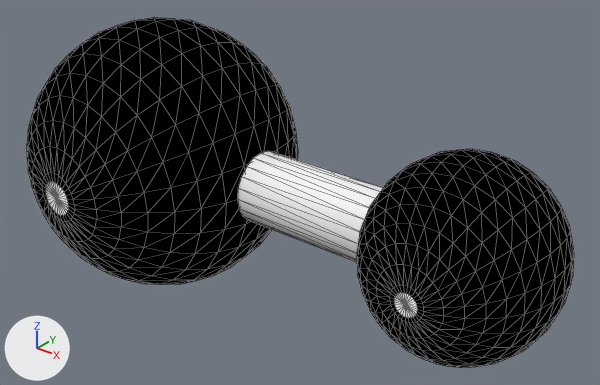
Before and after pictures for a commit that changed the glTF model public/assets/models/hydrochloric_acid.glb.
Rendered twice from a 50 mm lens placed at (0.965, -0.851, 0.541), pointed at (0.265, 0.024, -0.002). The lights are fixed; the arrows at lower left show +X, +Y and +Z. The picture after the commit comes second. Mesh edges are drawn as thin lines. Where no turn or scale is listed for an object, it has been applied to the vertices. Vertices at exactly the same position are counted once.

Objects in the first picture: 'Chlorine_Cl', 'H_Cl_Bond', 'Hydrogen_H'.
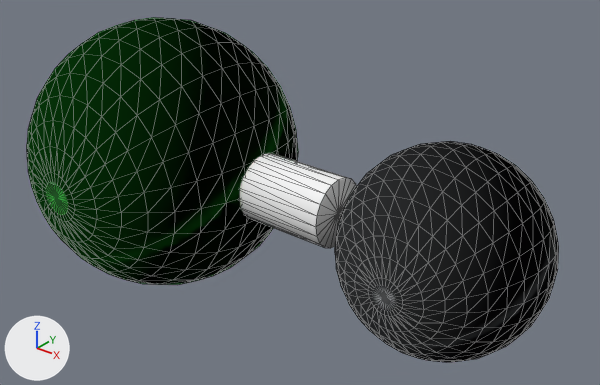
The newer file is also rescaled (x1.053) as a whole; pictures and numbers use the older file's frame.

What differs and where, as boxes [x1, y1, x2, y2] in the pictures (600 x 385 px):
'Chlorine_Cl', recoloured, surface changed: [27, 17, 298, 285] in both
'Hydrogen_H', recoloured, surface changed, moved, rescaled: before [357, 149, 574, 368]; after [335, 141, 559, 362]
'H_Cl_Bond', rescaled (19% narrower, 14% shorter): before [238, 151, 383, 262]; after [240, 153, 357, 248]

The change, as a diff of the scene's bpy script:
```diff
--- a/public/assets/models/hydrochloric_acid.glb.py
+++ b/public/assets/models/hydrochloric_acid.glb.py
@@ mat_chlorine_solid_green @@
 mat_chlorine_solid_green = principled_material('Chlorine_Solid_Green')
-mat_chlorine_solid_green.base_color = (1.0, 1.0, 1.0)  # white #ffffff
-mat_chlorine_solid_green.metallic = 1.0
-mat_chlorine_solid_green.roughness = 1.0
+mat_chlorine_solid_green.base_color = (0.05, 0.95, 0.08)  # green #3ff950
+mat_chlorine_solid_green.roughness = 0.2
@@ mat_hydrogen_solid_gray @@
 mat_hydrogen_solid_gray = principled_material('Hydrogen_Solid_Gray')
-mat_hydrogen_solid_gray.base_color = (1.0, 1.0, 1.0)  # white #ffffff
-mat_hydrogen_solid_gray.metallic = 1.0
-mat_hydrogen_solid_gray.roughness = 1.0
+mat_hydrogen_solid_gray.base_color = (0.62, 0.65, 0.68)  # light grey #ced3d7
+mat_hydrogen_solid_gray.roughness = 0.22
@@ me_mesh_2 @@
 # used by ob_h_cl_bond; location = (0.0, 0.0, 0.001)
-me_mesh_2.from_pydata(...)  # 42 vertices, 80 faces; spans x 0.209..0.429, y -0.054..0.057, z -0.056..0.055
+me_mesh_2.from_pydata(...)  # 42 vertices, 80 faces; spans x 0.171..0.352, y -0.051..0.054, z -0.053..0.052
+# me_mesh_2 part 1: the whole mesh is scaled about the mesh origin by (0.819, 0.95, 0.95)
 me_mesh_2.materials.append(mat_bond_solid_white)
@@ me_mesh_1 @@
 # used by ob_hydrogen_h; location = (0.55, 0.003, 0.0)
-me_mesh_1.from_pydata(...)  # 505 vertices, 980 faces; spans x -0.135..0.135, y -0.139..0.139, z -0.139..0.139
+me_mesh_1.from_pydata(...)  # 505 vertices, 980 faces; spans x -0.17..0.115, y -0.143..0.142, z -0.142..0.143
+# me_mesh_1 part 2: the whole mesh is scaled about its middle by (1.06, 1.02, 1.02), then moved by (-0.027, 0.0, 0.0)
 me_mesh_1.materials.append(mat_hydrogen_solid_gray)
```
